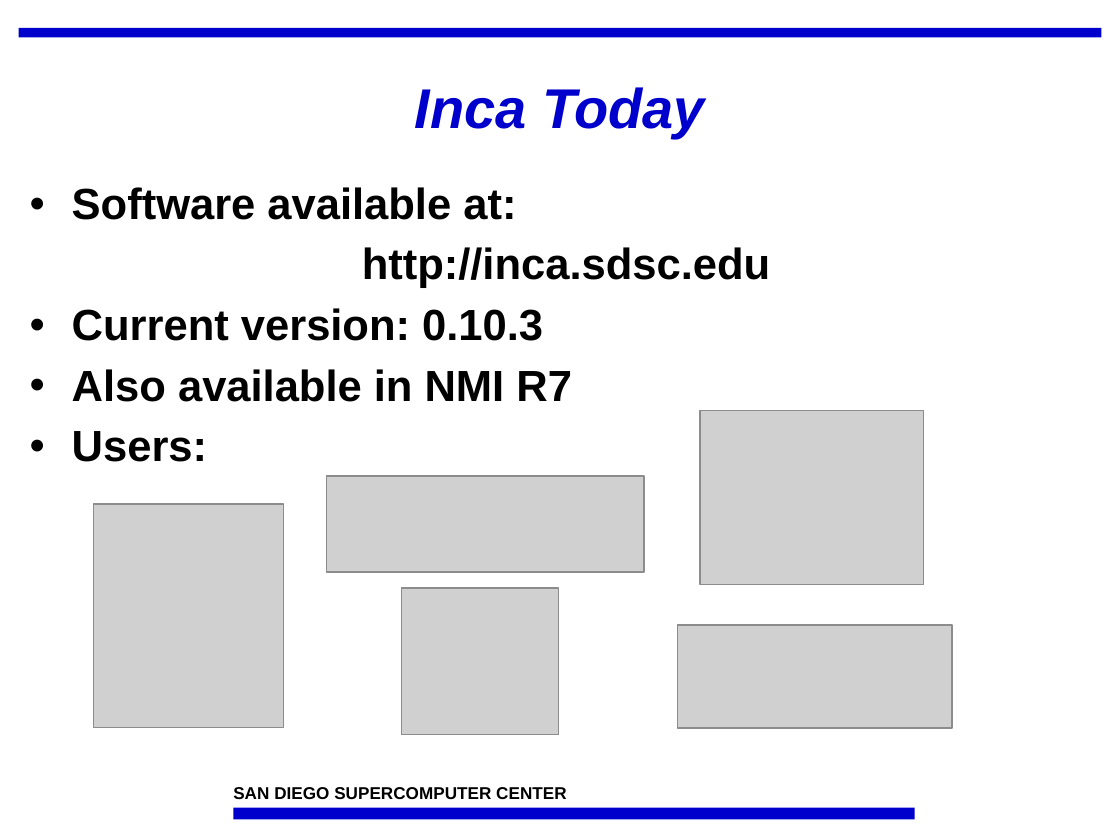
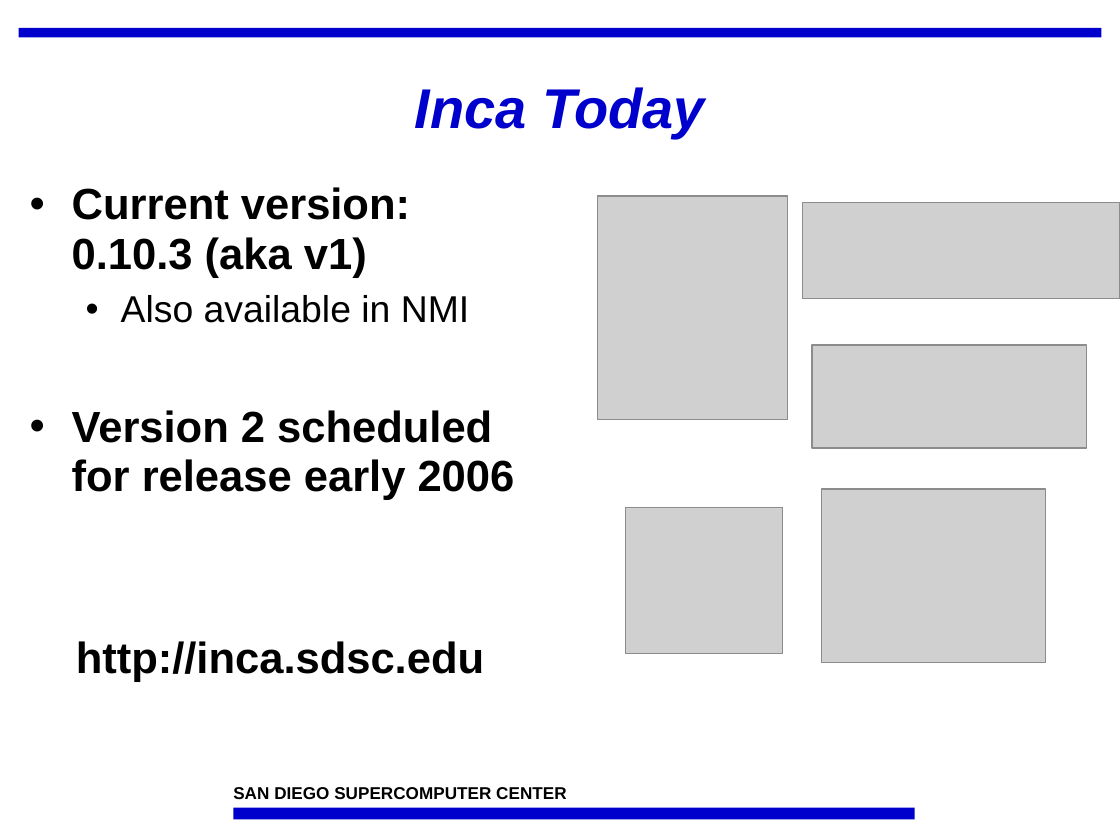
Before and after one commit to IncaProject/inca-xsede, a slide deck: slide 12 of talks/inca_sc05.ppt. Drawn at 1120x840 pixels with LibreOffice and Linux fonts; fonts in the diff are those of the drawing; grey boxes stand for pictures; background and template pictures are left out. Boxes give left, top, right and bottom in pixels: in the first picture for what was removed or moved away, otherwise in the second. Text is boxed around its words. In the diff, an @@ line names an element or a change of style, - is before the commit and + after.

```diff
--- a/talks/inca_sc05.ppt
+++ b/talks/inca_sc05.ppt
@@ text at (72,187,515,500): text changed @@
-• Software available at:
+• Current version: 0.10.3 (aka v1)
+  • Also available in NMI
+• Version 2 scheduled for release early 2006
@@ picture: place and size @@
-picture at (93,504,283,728)
+picture at (597,196,787,420)
@@ picture: place and size @@
-picture at (327,476,644,572)
+picture at (803,203,1120,299)
@@ text at (72,308,572,462): paragraphs removed @@
-• Current version: 0.10.3
-• Also available in NMI R7
-• Users:
@@ picture: place and size @@
-picture at (401,588,558,735)
+picture at (812,345,1086,448)
@@ picture: place and size @@
-picture at (700,411,924,585)
+picture at (625,507,782,654)
@@ picture: place and size @@
-picture at (678,625,952,728)
+picture at (821,489,1045,663)
```
Also in this commit, not shown: 15 other slides changed, 8 slides added, 2 slides removed.
